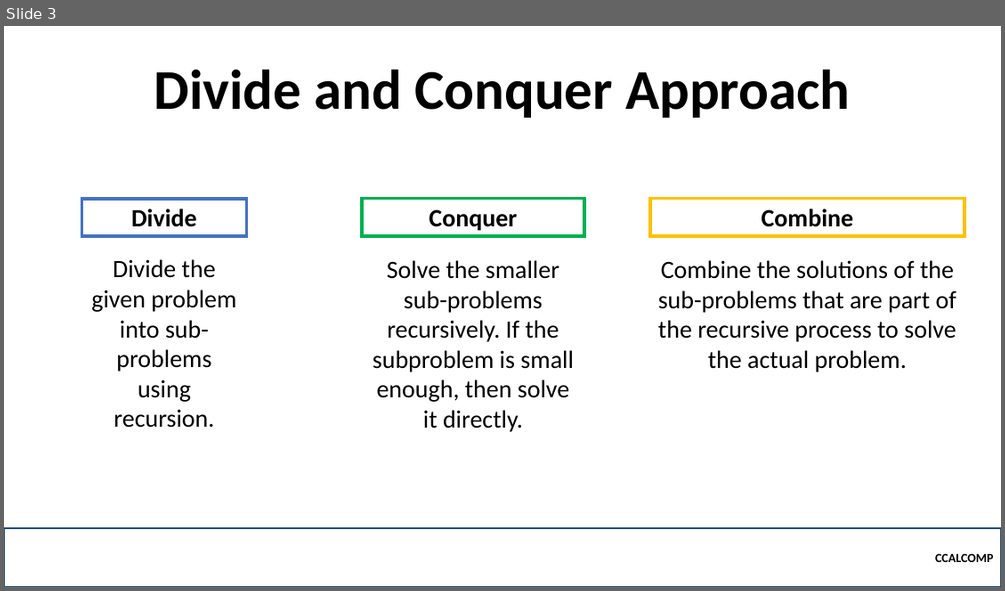
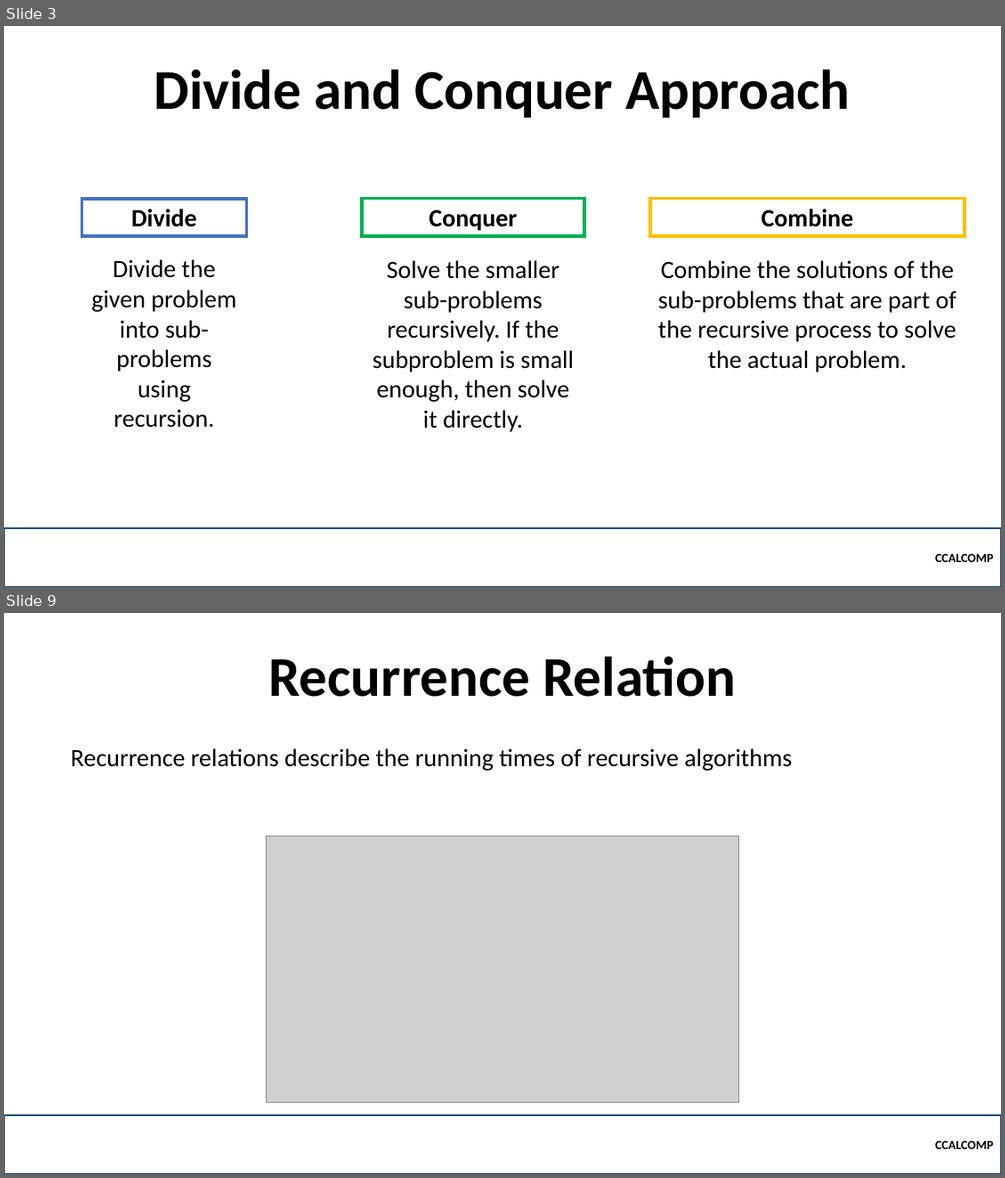
Before and after one commit to robitussin/CCALCOMP, a slide deck: Week 8 and 9 - Recursion and Recurrence relations/Divide and Conquer.pptx. Shown one above the other, each under a label of ours: slide 3 before the commit, slides 3 and 9 after it; the slides between them are not shown. The pictures are 1005x591 and 1005x1178 pixels, drawn with LibreOffice and Linux fonts; fonts in the diff are those of the drawing; grey boxes stand for pictures; background and template pictures are left out. Boxes give left, top, right and bottom in pixels: in the first picture for what was removed or moved away, otherwise in the second. Text is boxed around its words. In the diff, an @@ line names an element or a change of style, - is before the commit and + after.

```diff
--- a/Week 8 and 9 - Recursion and Recurrence relations/Divide and Conquer.pptx
+++ b/Week 8 and 9 - Recursion and Recurrence relations/Divide and Conquer.pptx
@@ slide 9 added at (4,613,1001,1174), background picture (left out) @@
@@ title added at (268,656,736,697), 54 pt, text #000000, bold @@
+Recurrence Relation
@@ rectangle added at (63,738,804,776), fill #FFFFFF, outline #FFFFFF 1 pt, 24 pt, text #000000 @@
+Recurrence relations describe the running times of recursive algorithms
@@ picture added at (266,835,739,1102) @@
@@ rectangle added at (4,1115,1001,1174), outline #1F4E79 2.25 pt, 12 pt, text #000000, bold @@
+CCALCOMP
```
Also in this commit, not shown: 2 slides changed, 8 other slides added.
